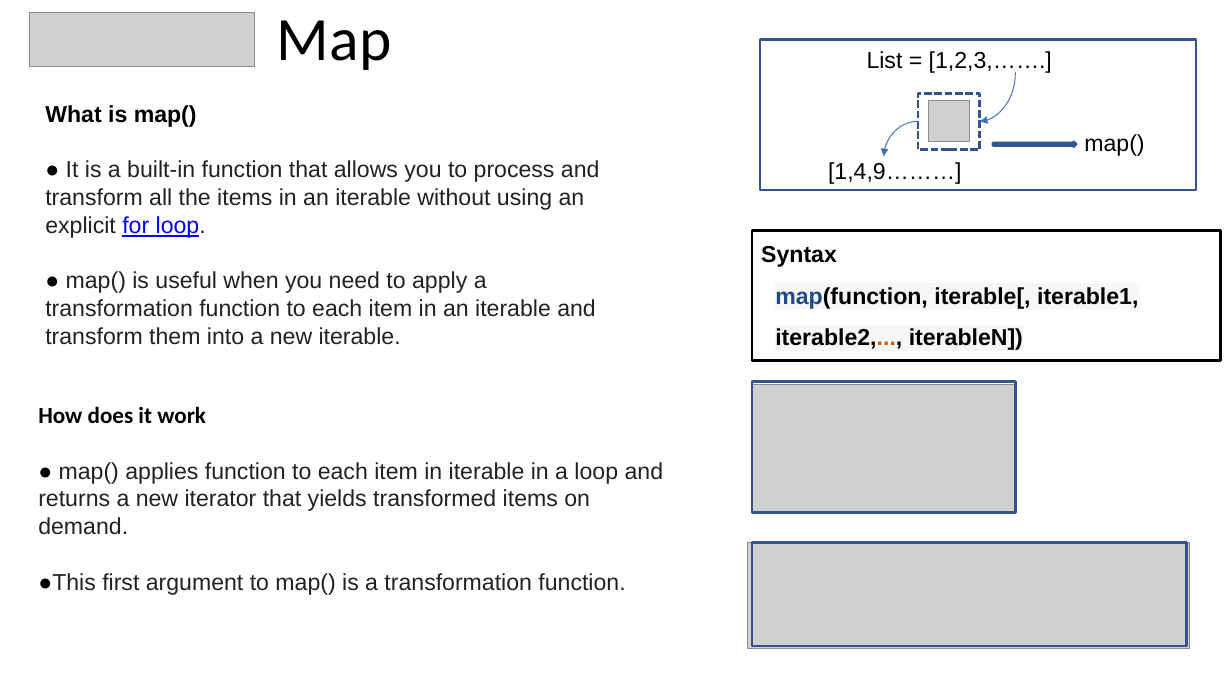
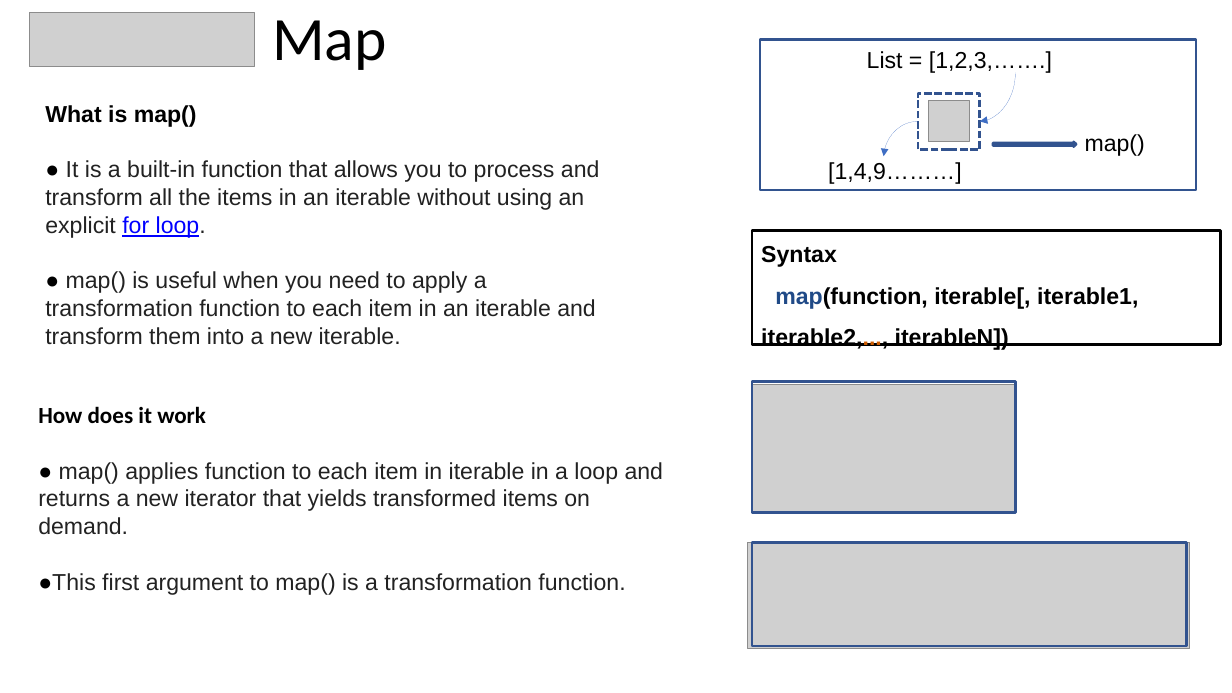
Before and after one commit to meetAmarAtGithub/PES_MTech_Assignments, a slide deck: slide 3 of ITP_Lambda, map, filter, reduce with examples/PDS Presentations.pptx. Drawn at 1232x693 pixels with LibreOffice and Linux fonts; fonts in the diff are those of the drawing; grey boxes stand for pictures. Boxes give left, top, right and bottom in pixels: in the first picture for what was removed or moved away, otherwise in the second. Text is boxed around its words. In the diff, an @@ line names an element or a change of style, - is before the commit and + after.

```diff
--- a/ITP_Lambda, map, filter, reduce with examples/PDS Presentations.pptx
+++ b/ITP_Lambda, map, filter, reduce with examples/PDS Presentations.pptx
@@ title "Map" moved from (x1=277, y1=20, x2=391, y2=70) to (x1=272, y1=20, x2=386, y2=70) @@
@@ rectangle at (x1=760, y1=40, x2=1196, y2=190): outline #325491 2 pt to #32538F 2 pt @@
@@ curved arrow removed from (1016, 72) to (980, 121) @@
@@ freeform shape added at (x1=980, y1=73, x2=1015, y2=122), outline #3F6EC3 0.75 pt @@
@@ curved arrow removed from (918, 121) to (884, 156) @@
@@ freeform shape added at (x1=884, y1=121, x2=918, y2=156), outline #3F6EC3 0.75 pt @@
@@ rectangle "Syntax" resized from (x1=752, y1=230, x2=1221, y2=360) to (x1=752, y1=230, x2=1221, y2=345) @@
@@ text in rectangle at (x1=761, y1=287, x2=1138, y2=350): highlight #F6F6F6 to none; indent changed @@
```
Also in this commit, not shown: 6 other slides changed.
